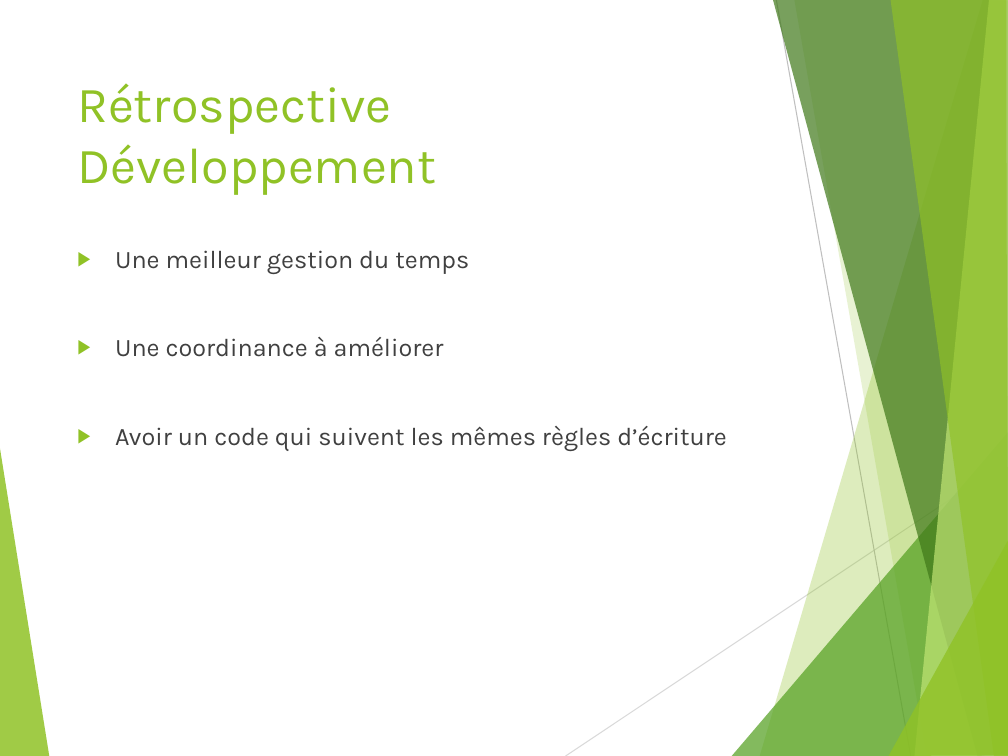
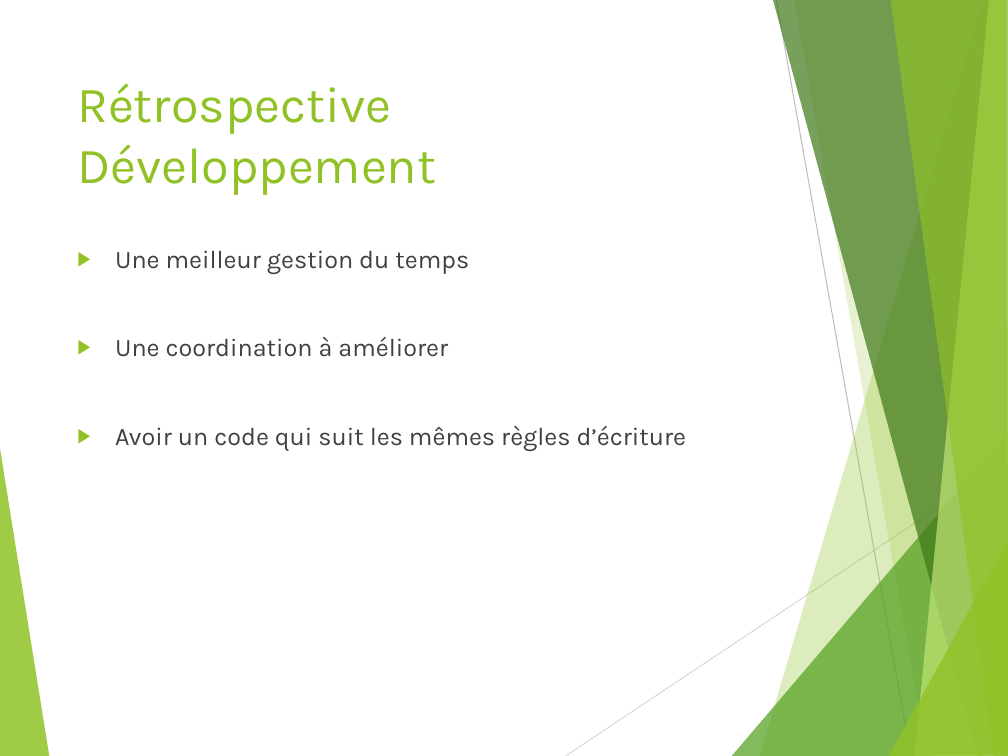
Before and after one commit to Nitix/L3-Miage-Web-Site-de-Musique, a slide deck: slide 11 of présentation.pptx. Drawn at 1008x756 pixels with LibreOffice and Linux fonts; fonts in the diff are those of the drawing. Boxes give left, top, right and bottom in pixels: in the first picture for what was removed or moved away, otherwise in the second. Text is boxed around its words. In the diff, an @@ line names an element or a change of style, - is before the commit and + after.

```diff
--- a/présentation.pptx
+++ b/présentation.pptx
@@ text at (115, 337, 687, 451): text changed @@
-▶ Une coordinance à améliorer
-▶ Avoir un code qui suivent les mêmes règles d’écriture
+▶ Une coordination à améliorer
+▶ Avoir un code qui suit les mêmes règles d’écriture
```
Also in this commit, not shown: 1 other slide changed.
